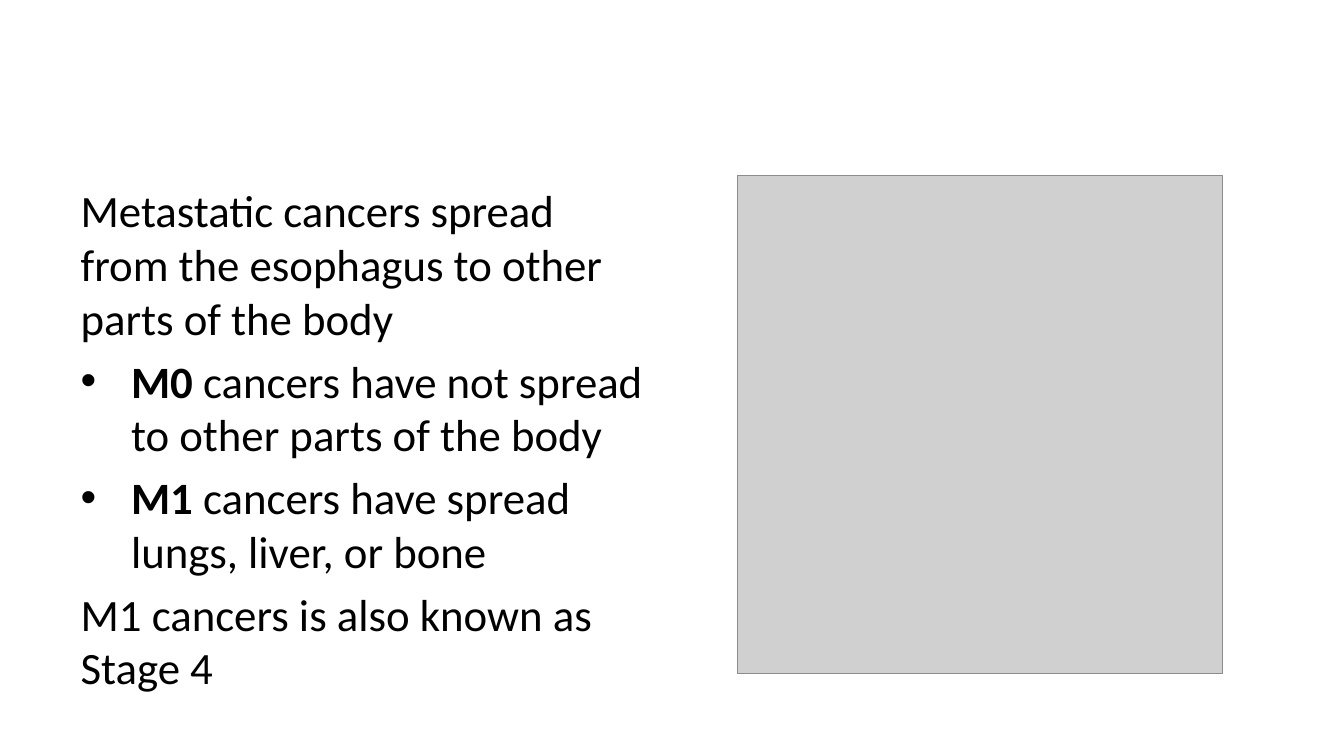
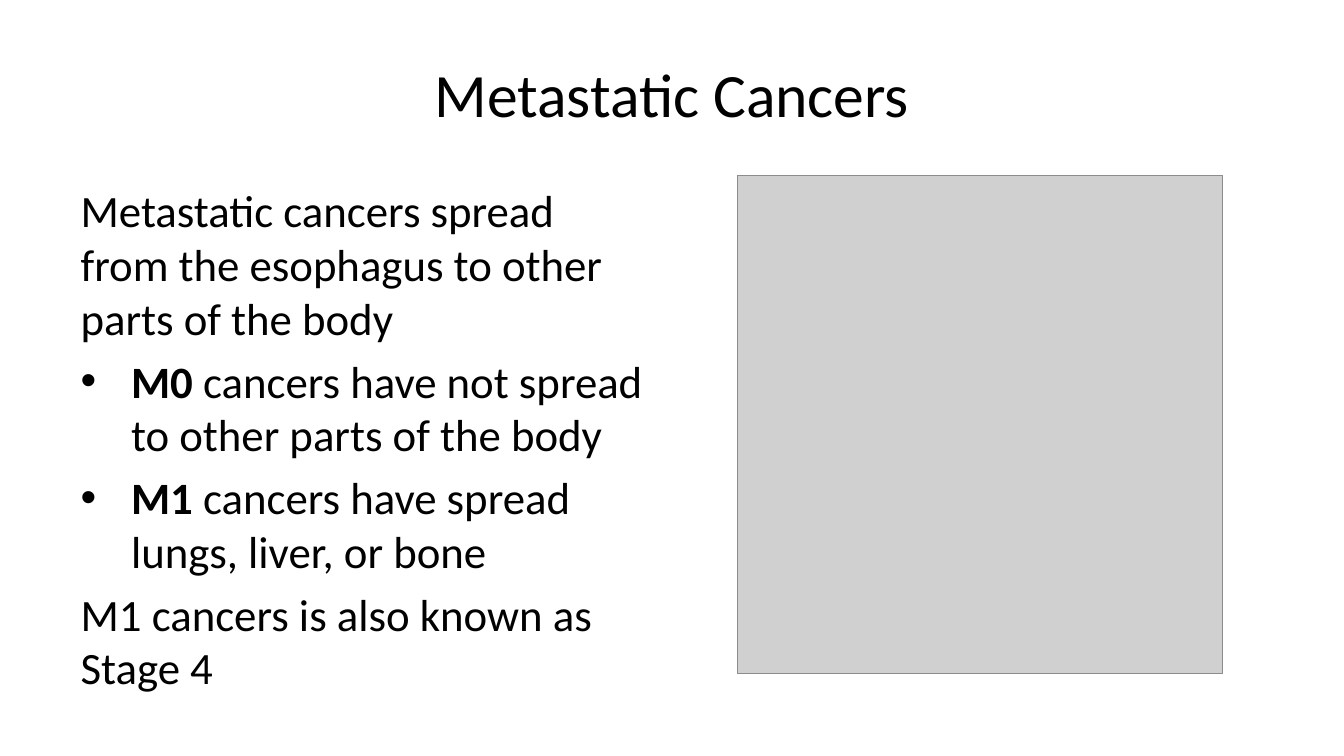
Before and after one commit to jcsalo/patient_education, a slide deck: slide 4 of lci_esom1.pptx (slide 5 before the commit). Drawn at 1344x756 pixels with LibreOffice and Linux fonts; fonts in the diff are those of the drawing; grey boxes stand for pictures. Boxes give left, top, right and bottom in pixels: in the first picture for what was removed or moved away, otherwise in the second. Text is boxed around its words. In the diff, an @@ line names an element or a change of style, - is before the commit and + after.

```diff
--- a/lci_esom1.pptx
+++ b/lci_esom1.pptx
@@ title added at bbox=[435, 74, 909, 118], 33 pt, text #000000 @@
+Metastatic Cancers
```
Also in this commit, not shown: 3 other slides changed, 10 slides added, 2 slides removed, 38 other files.
